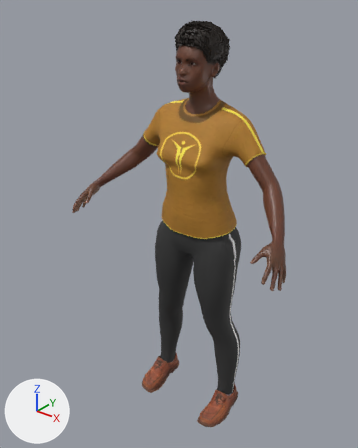
Renders of the glTF model unreleased/bus-game/assets/people/person_7.glb from each side of a commit.
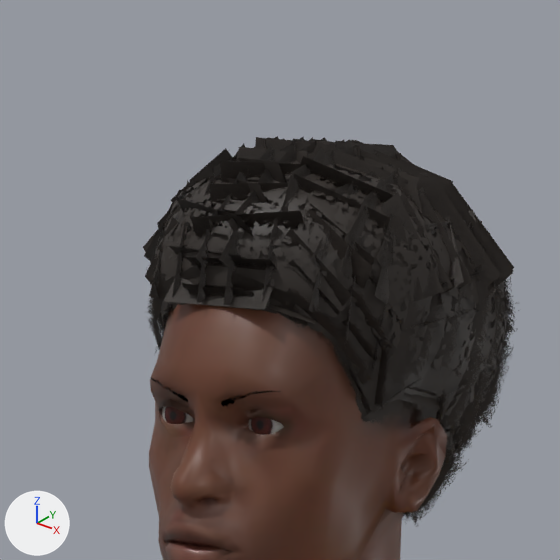
Each version appears first whole from a 50 mm camera at (1.138, -1.588, 1.854) aimed at (-0.048, -0.105, 0.934), and next in a close-up on the part from 43% to 66% of the width and 0% to 19% of the height. The axes (+X, +Y, +Z) are drawn at lower left. The lights are the same throughout. The first two pictures are the older version. Vertices at exactly the same position are counted once.

Names of what the first close-up shows: 'Human', 'Human.afro01', 'Human.low-poly', 'hair_cap' and 1 more.
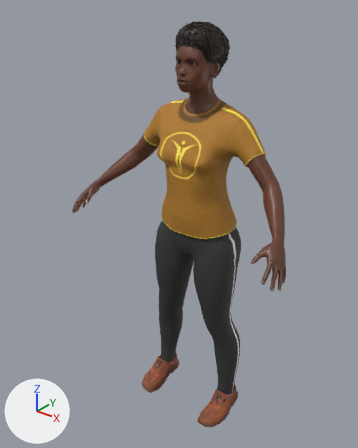
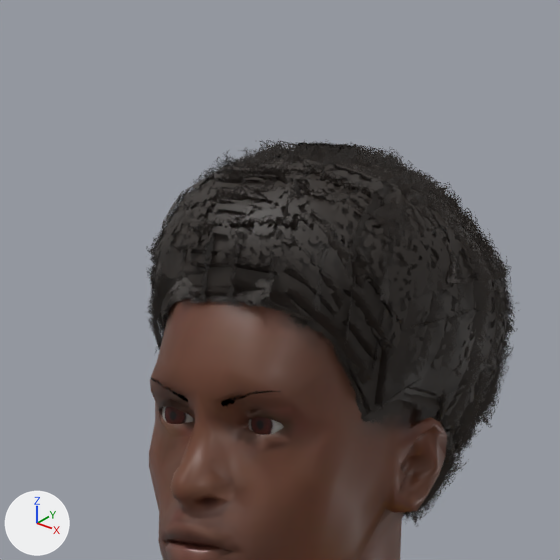
The change, as a diff of the scene's bpy script:
```diff
--- a/unreleased/bus-game/assets/people/person_7.glb.py
+++ b/unreleased/bus-game/assets/people/person_7.glb.py
@@ me_afro01_001 @@
 # used by ob_hair_cap; location = (0.0, 0.0, -0.0041)
-me_afro01_001.from_pydata(...)  # 777 vertices, 480 faces; spans x -0.097..0.098, y -0.139..0.072, z 1.653..1.738
+me_afro01_001.from_pydata(...)  # 423 vertices, 726 faces; spans x -0.077..0.077, y -0.128..0.052, z 1.544..1.712
+# me_afro01_001 part 1: 163 loose pieces with 650 vertices, spanning x -0.097..0.098, y -0.139..0.072, z 1.653..1.738, are deleted
+# me_afro01_001 part 2: 127 vertices removed from x -0.091..0.096, y -0.132..0.068, z 1.653..1.735; 423 vertices added at x -0.077..0.077, y -0.128..0.052, z 1.544..1.712
 me_afro01_001.materials.append(mat_hair_cap)
```

What differs and where, as boxes (x1, y1, x2, y2) in the close-ups (560 x 560 px):
'hair_cap', reshaped (mostly hidden afterwards): before (143, 136, 514, 324); after (167, 297, 439, 421)
part 1 of me_afro01_001, deleted (black): before (143, 136, 514, 324)
part 2 of me_afro01_001, cut back (mostly hidden afterwards): before (155, 146, 504, 322); after (167, 297, 439, 421)
